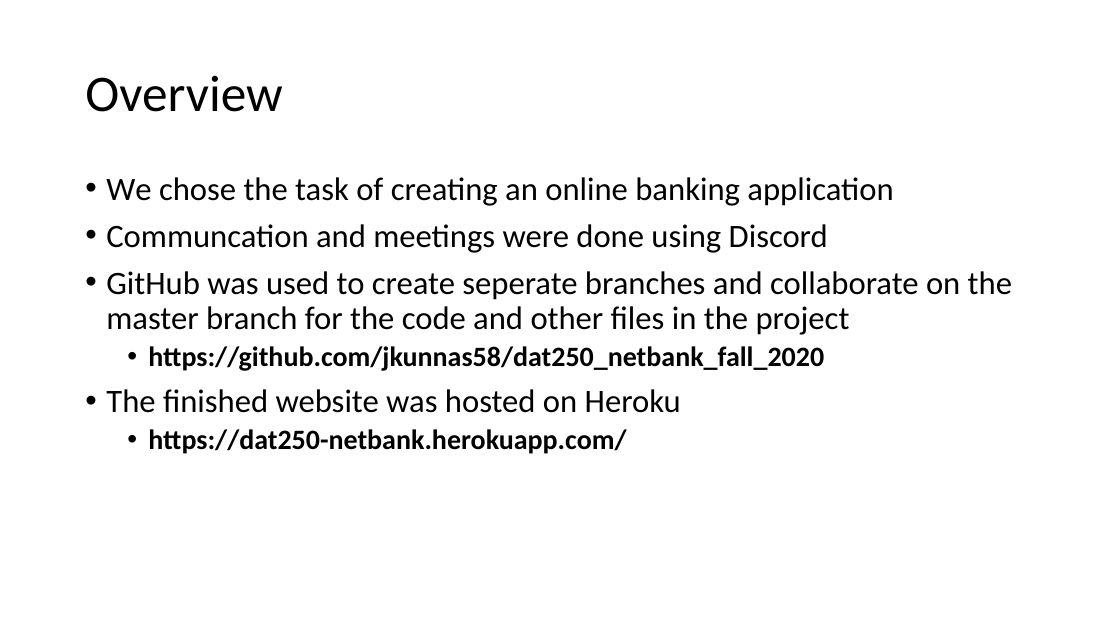
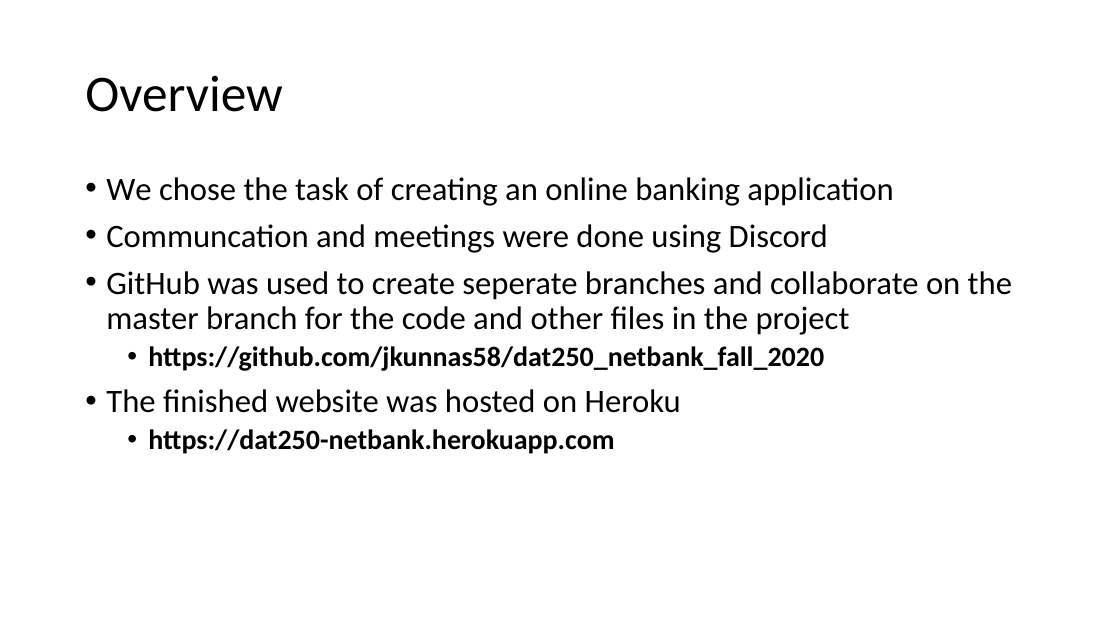
Before and after one commit to jkunnas58/dat250_netbank_fall_2020, a slide deck: slide 3 of Project_report_group_9.pptx. Drawn at 1120x630 pixels with LibreOffice and Linux fonts; fonts in the diff are those of the drawing. Boxes give left, top, right and bottom in pixels: in the first picture for what was removed or moved away, otherwise in the second. Text is boxed around its words. In the diff, an @@ line names an element or a change of style, - is before the commit and + after.

```diff
--- a/Project_report_group_9.pptx
+++ b/Project_report_group_9.pptx
@@ text at (x1=148, y1=429, x2=614, y2=454): text changed @@
-  • https://dat250-netbank.herokuapp.com/
+  • https://dat250-netbank.herokuapp.com
```
Also in this commit, not shown: 5 other slides changed.
